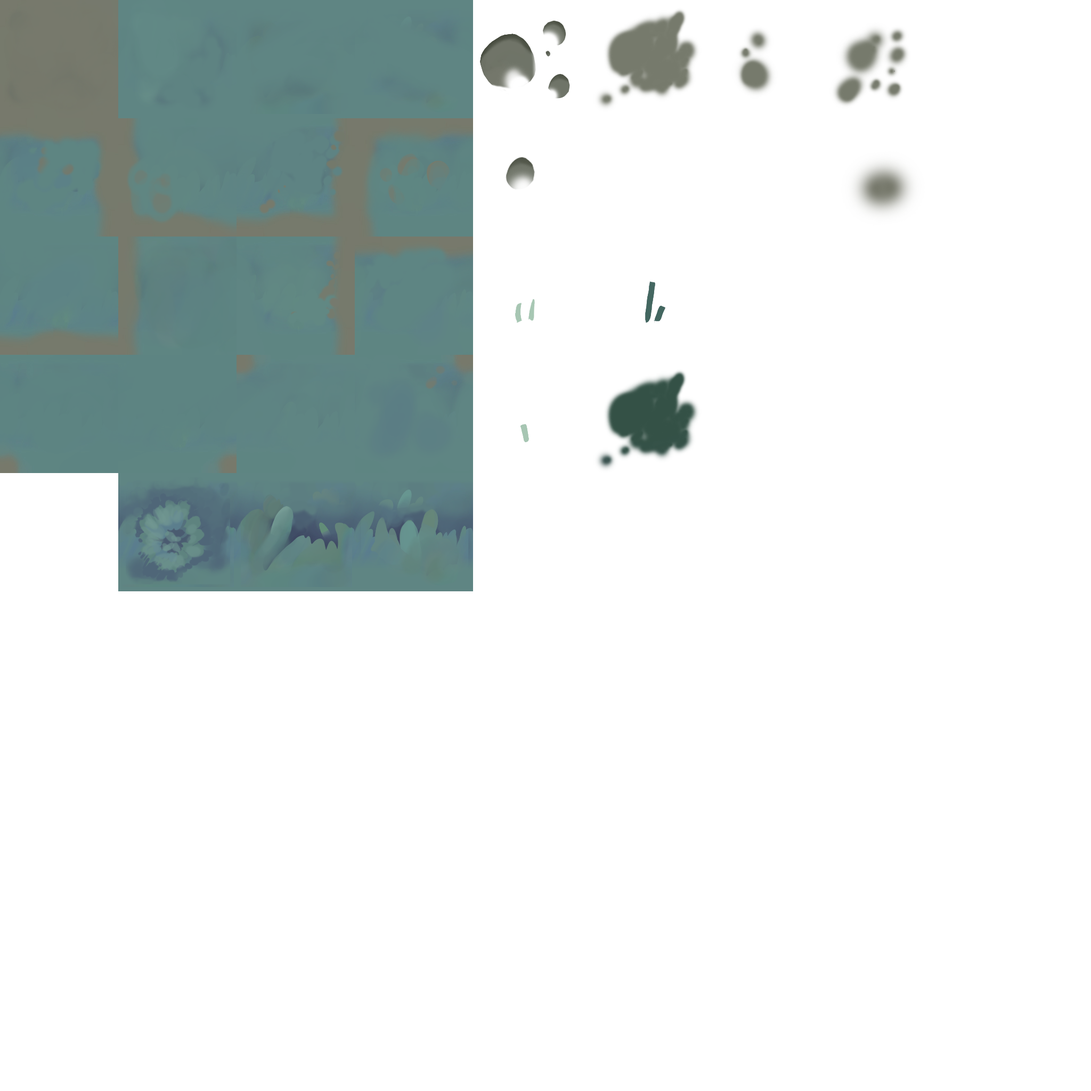
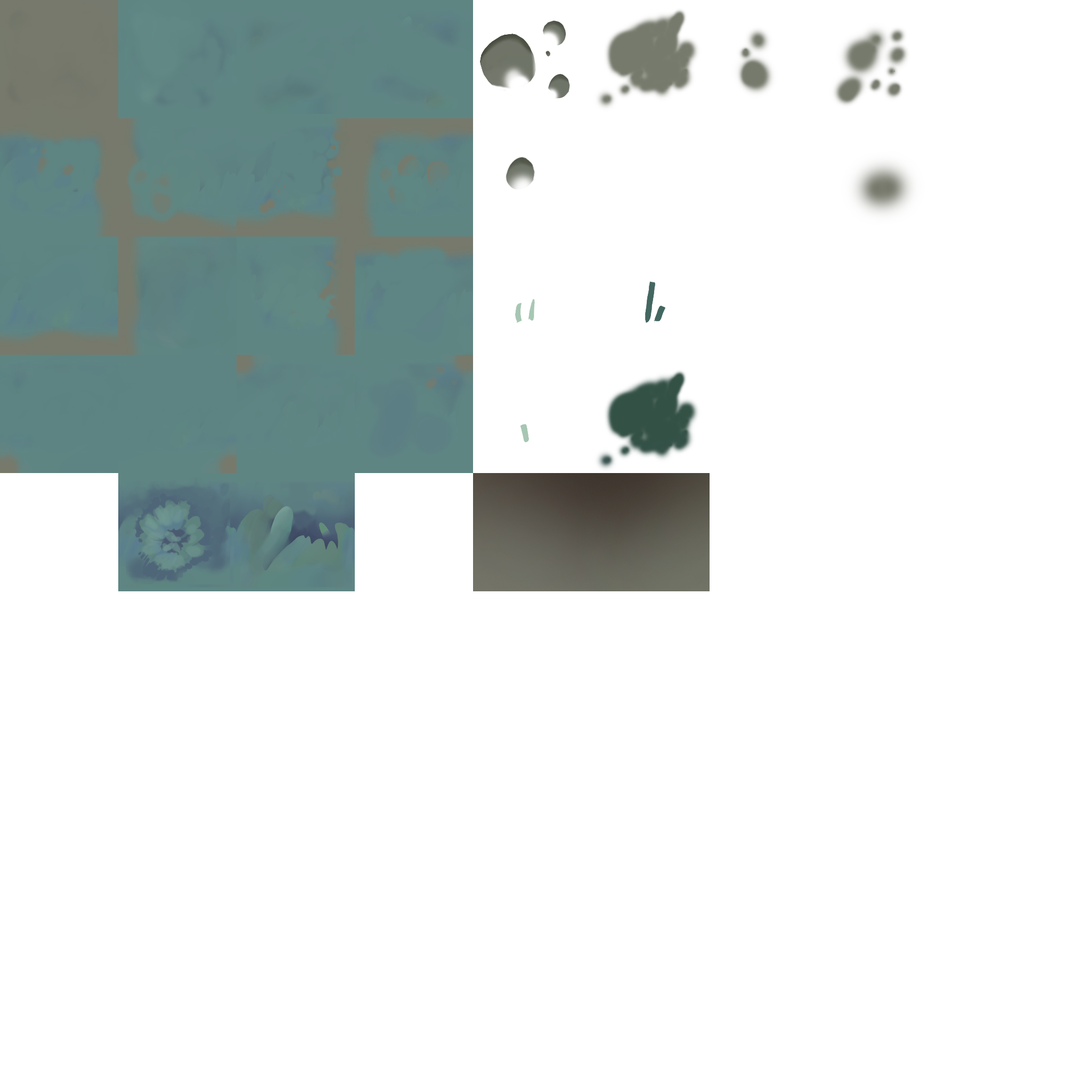
Layered file, before and after one edit (1091×1091). Changes by layer:
added layer "Calque 26" above "Calque 17 copie" over [473, 473, 710, 592]
removed layer "Calque 16 copie" over [354, 473, 474, 592]
